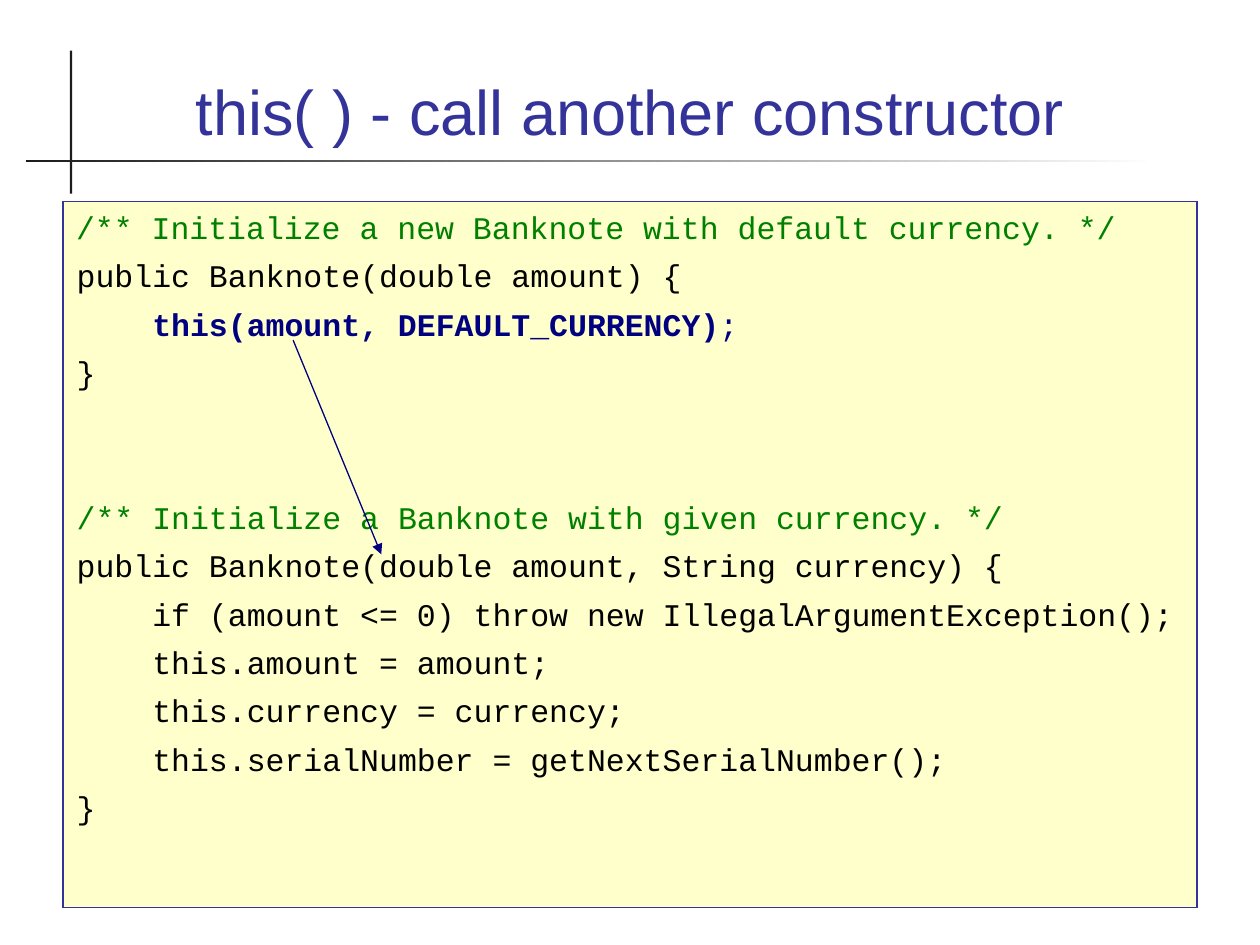
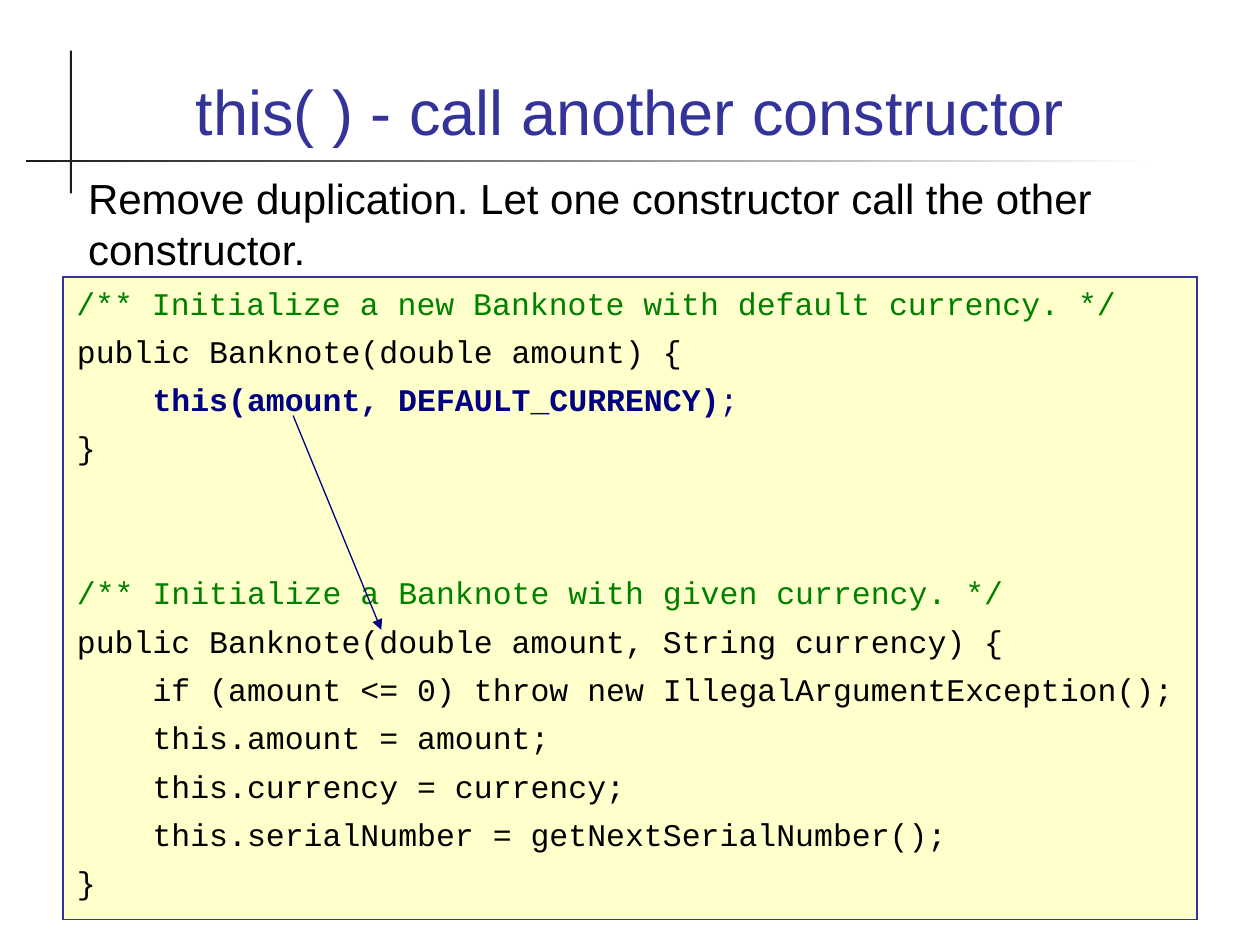
Before and after one commit to skeoop/skeoop.github.io, a slide deck: slide 10 of week5/Coding-Guidelines.ppt (slide 8 before the commit). Drawn at 1260x945 pixels with LibreOffice and Linux fonts; fonts in the diff are those of the drawing. Boxes give left, top, right and bottom in pixels: in the first picture for what was removed or moved away, otherwise in the second. Text is boxed around its words. In the diff, an @@ line names an element or a change of style, - is before the commit and + after.

```diff
--- a/week5/Coding-Guidelines.ppt
+++ b/week5/Coding-Guidelines.ppt
@@ text added at (88, 183, 1092, 266), 24 pt, text #000000 @@
+Remove duplication. Let one constructor call the other constructor.
@@ text "/** Initialize a new Banknote ...": place and size @@
-text "/** Initialize a new Banknote ..." at (63, 202, 1197, 907)
+text "/** Initialize a new Banknote ..." at (63, 277, 1197, 920)
@@ arrow moved from (294, 340) - (382, 554) to (294, 416) - (382, 630) @@
```
Also in this commit, not shown: 3 other slides changed, 2 slides added, 2 other files.
